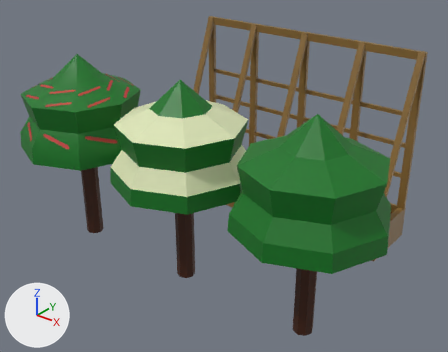
The Blender file stuff/Plants/Trees/Cofe/Model/Cofe.blend: old version first, new version second.
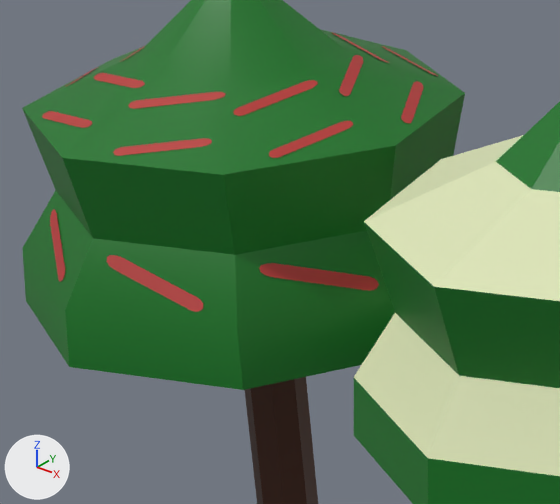
Each version is shown whole from a 50 mm lens placed at (14.33, -11.14, 10.51), pointed at (4.02, 1.74, 2.52), then close up on the part from 3% to 37% of the width and 18% to 57% of the height. The axes (+X, +Y, +Z) are drawn at lower left. The lights are the same throughout.

The scene before the commit, as lines of its bpy script (objects in view):
```python
me_sphere_004 = bpy.data.meshes.new('Sphere.004')
me_sphere_004.from_pydata(...)  # 441 vertices, 152 faces; spans x -1.95..1.95, y -1.95..1.95, z 0.02..5.88
me_sphere_004.polygons.foreach_set('use_smooth', [True] * 152)
# faces by material slot: [48, 8, 96]
me_sphere_004.materials.append(mat_grass_green)  # dark green #09741f
me_sphere_004.materials.append(mat_trunk)  # brown #421c05
me_sphere_004.materials.append(mat_cofe_main)  # red #b63433
me_sphere_005 = bpy.data.meshes.new('Sphere.005')
me_sphere_005.from_pydata(...)  # 57 vertices, 56 faces; spans x -1.95..1.95, y -1.95..1.95, z 0.02..5.88
# faces by material slot: [32, 8, 16]
me_sphere_005.materials.append(mat_grass_green)  # dark green #09741f
me_sphere_005.materials.append(mat_trunk)  # brown #421c05
me_sphere_005.materials.append(mat_white_flower)  # green #dfe7b9
ob_cofe_tree_flower_001 = bpy.data.objects.new('Cofe Tree Flower.001', me_sphere_005)
ob_cofe_tree_flower_001.location = (4.0, 0.0, 0.0)
ob_cofe_tree_fruit_001 = bpy.data.objects.new('Cofe Tree Fruit.001', me_sphere_004)
ob_cofe_tree_fruit_001.location = (0.0, 0.0, 0.0)
```
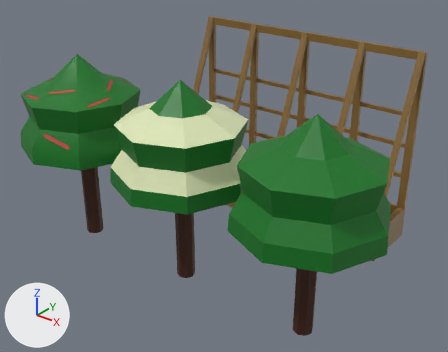
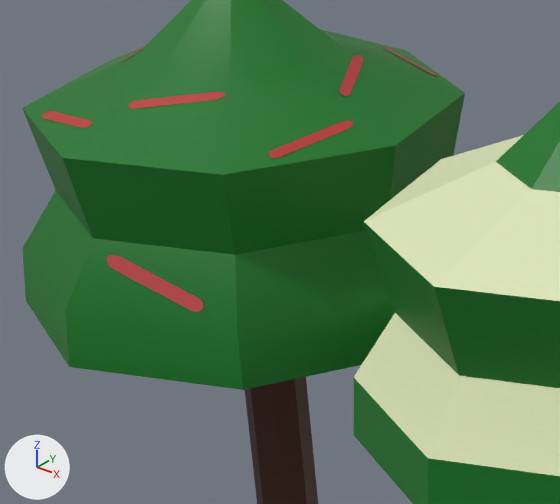
Changed parts and their boxes (x1, y1, x2, y2) in the close-ups (560 x 504 px):
part 1 of me_sphere_004, deleted (red): before (50, 33, 423, 291)

The change in detail:
me_sphere_004 is used by ob_cofe_tree_fruit_001; location (0.0, 0.0, 0.0).
me_sphere_004 had 441 vertices, 152 faces and spanned x -1.95..1.95, y -1.95..1.95, z 0.02..5.88.
me_sphere_004 now has 249 vertices, 104 faces and spans x -1.95..1.95, y -1.95..1.95, z 0.02..5.88.
me_sphere_004 part 1: 12 loose pieces with 192 vertices, spanning x -1.74..1.73, y -1.73..1.74, z 3.63..5.09, are deleted.
